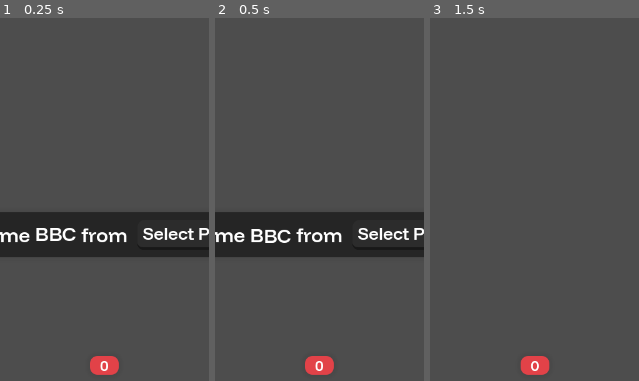
Above: before the commit, frames 1-3 (left to right).
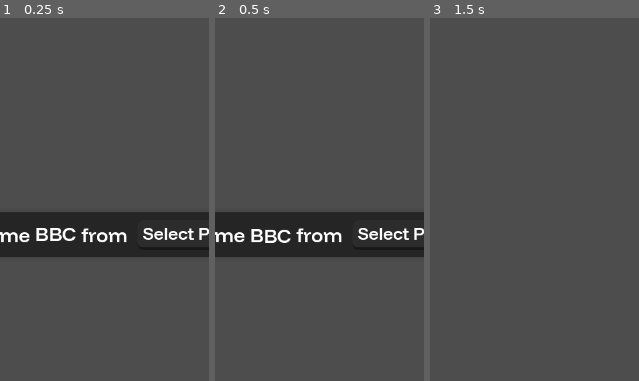
Above: after the commit, the same moments.

Repository: NesiAwesomeness/PartyTimeGodot
Game: Godot game, scene res://main/games/go-fish/go_fish.tscn
The game is run twice, just before and just after one commit, with the same random seed, the same clock (stepped at 60 frames per second) and the same inputs. This scene is started directly instead of the project's main scene.
Inputs (mouse positions are % of the whole screen's width and height, from its top left):
- Up to frame 1 (0.25 s): no input
- Up to frame 2 (0.5 s): no input
- Up to frame 3 (1.5 s): click (92, 80) at 0.5 s; tap Enter at 1.25 s; move the mouse to (92, 48) at 1.27 s; click (92, 48) at 1.42 s
The pictures show only the part of the screen within x 25-75%, y 50-100%; the shares and areas given below are measured in that part.

The runs differ from the first frame. In frame 1, 0.7% of the frame differs, in the area x 43-57%, y 93-99%; in frame 2, 0.7%; in frame 3, 0.7%, in the area x 43-58%, y 93-99%.
Error in both runs: Invalid access to property or key 'members' on a base object of type 'Dictionary'. (res://main/games/go-fish/ask_panel.gd:31)

Commit message:
New Firebase architecture
I'm about to make a major change

Diff:
--- a/party-time-godot/main/games/game_scenes.gd
+++ b/party-time-godot/main/games/game_scenes.gd
@@ -37,3 +37,8 @@
 static func make_move( move ):
 	var window = JavaScriptBridge.get_interface("window")
 	window.makeMove( move )
+
+#save to the cloud
+func save_turn( turn ):
+	var window = JavaScriptBridge.get_interface("window")
+	window.updateTurn( turn )
--- a/party-time-godot/main/games/go-fish/go_fish.gd
+++ b/party-time-godot/main/games/go-fish/go_fish.gd
@@ -64,12 +64,23 @@
 
 func initialize_game() -> Dictionary:
 	return {
-		'name' : "Go Fish",
-		'key' : 'GoFish',
-		'turn' : 1,
-		"hand_size" : 5,
-		'dealer' : get_player_name(GameManager.my_uid),
-		'seed' : randi(),
+		#this is stuff that's just meant to be displayed.
+		"gameInfo" : {
+			'name' : "Go Fish",
+			'key' : 'GoFish',
+			#this is just displayed
+			'turn' : 1,
+		},
+
+		#this is stuff the game needs.
+		"gameData" : {
+			"hand_size" : 5,
+			'dealer' : GameManager.my_uid,
+			'seed' : randi(),
+			'moves' : 0,
+			#this should be decided by the game at the start
+			'start_turn' : 1
+		},
 	}
 
 @onready var rng = RandomNumberGenerator.new()
@@ -118,10 +129,10 @@
 			hand_node.hand_name = GameManager.chat_data.members[member]
 			player_nodes.add_child(hand_node)
 
-	print( game_data.dealer , " just dealt the cards")
-	update_turn( int( game_data.turn ) )
-
-	move_count = game_data.moves
+	print( get_player_name( game_data.dealer ), " just dealt the cards")
+
+	update_turn( int(game_data.start_turn))
+	move_count = int( game_data.moves )
 
 	check_game()
 	#only do this at the start of the game
@@ -131,8 +142,6 @@
 func on_new_move( move : String ):
 	move_index += 1
 	var is_setting_up = move_index < move_count
-
-	print( move )
 	apply_move( move , is_setting_up )
 
 	if not is_setting_up: display_cards()
@@ -157,7 +166,7 @@
 	var move_type = int( details[0] )
 	var player = details[1]
 
-	print(move_type, " ", MOVES.keys()[int(move_type)])
+	print(move_index, " ", MOVES.keys()[int(move_type)])
 
 	match move_type:
 		MOVES.ASK:
@@ -229,11 +238,14 @@
 			var power = details[2]
 			var target = details[3]
 
-			delete_one_card(power, player )
+			var target_block_list : Array = players[target]["block_list"]
+			var player_block_list : Array = players[player]["block_list"]
+
 			var pool = PASSIVES.merged(POWERS)
 
 			match power:
 				"magnifying_glass":
+					delete_one_card(power, player)
 					if not _set_up:
 						var target_hand : Array = players[target].hand
 						var player_hand : Array = players[player].hand
@@ -255,36 +267,39 @@
 							else:
 								action_message("We have nothing in common")
 				"fast_hands":
-
 					var target_hand : Array = players[target].hand
 					var player_hand : Array = players[player ].hand
 
-					var t = target_hand.filter(func(card): return not pool.has(card.rank))
-					var p = player_hand.filter(func(card): return not pool.has(card.rank))
-
-					# 1. Pick the ranks
-					var target_rank = t[rng.randi() % t.size()]['rank']
-					var player_rank = p[rng.randi() % p.size()]['rank']
-
-					# 2. Extract the actual cards
-					var cards_from_target = target_hand.filter(func(c): return c.rank == target_rank)
-					var cards_from_player = player_hand.filter(func(c): return c.rank == player_rank)
-
-					# 3. Filter them out of the original hands
-					var new_target_hand = target_hand.filter(func(c): return c.rank != target_rank)
-					var new_player_hand = player_hand.filter(func(c): return c.rank != player_rank)
-
-					# 4. Add the SWAPPED cards to the other person's hand
-					new_target_hand.append_array(cards_from_player)
-					new_player_hand.append_array(cards_from_target)
-
-					# 5. Update the state
-					players[target].hand = new_target_hand
-					players[player ].hand = new_player_hand
-
-					if not _set_up:
-						print(get_player_name(player )," just took ", CARDS[target_rank].name, " from ",
-						get_player_name(target), " and gave them ", CARDS[player_rank].name)
+					var t = target_hand.filter(func(card): return not pool.has(card.rank) and not target_block_list.has(card.rank))
+					var p = player_hand.filter(func(card): return not pool.has(card.rank) and not player_block_list.has(card.rank))
+
+					if t.size() > 0 and p.size() > 0:
+						delete_one_card(power, player)
+
+						# 1. Pick the ranks
+						var target_rank = t[rng.randi() % t.size()]['rank']
+						var player_rank = p[rng.randi() % p.size()]['rank']
+
+						# 2. Extract the actual cards
+						var cards_from_target = target_hand.filter(func(c): return c.rank == target_rank)
+						var cards_from_player = player_hand.filter(func(c): return c.rank == player_rank)
+
+						# 3. Filter them out of the original hands
+						var new_target_hand = target_hand.filter(func(c): return c.rank != target_rank)
+						var new_player_hand = player_hand.filter(func(c): return c.rank != player_rank)
+
+						# 4. Add the SWAPPED cards to the other person's hand
+						new_target_hand.append_array(cards_from_player)
+						new_player_hand.append_array(cards_from_target)
+
+						# 5. Update the state
+						players[target].hand = new_target_hand
+						players[player ].hand = new_player_hand
+
+						if not _set_up:
+							print(get_player_name(player )," just took ", CARDS[target_rank].name, " from ",
+							get_player_name(target), " and gave them ", CARDS[player_rank].name)
+					else: if not _set_up: print("nothing to swap")
 		MOVES.END:
 			turn = -1
 			is_my_turn = false
@@ -423,12 +438,12 @@
 	return deck.pop_back()
 
 func get_next_turn( _turn ) -> int:
-	if is_my_turn:
-		#update the turn value here
-		pass
 	return wrapi( _turn + 1, 0, int(GameManager.chat_data.memberCount) )
 
 func update_turn(_turn : int):
+	if turn != _turn and is_my_turn and move_index >= move_count:
+		save_turn(_turn,)
+
 	turn = _turn
 	is_my_turn = _turn == int( GameManager.chat_data.playerIndex )
 
--- a/party-time-godot/main/games/go-fish/go_fish.tscn
+++ b/party-time-godot/main/games/go-fish/go_fish.tscn
@@ -235,6 +235,9 @@
 [node name="Label" parent="Me/HBoxContainer/Hand/NameTag" parent_id_path=PackedInt32Array(913138055, 1288443956) index="0" unique_id=761011171]
 visible = false
 
+[node name="Score" parent="Me/HBoxContainer/Hand/NameTag" parent_id_path=PackedInt32Array(913138055, 1288443956) index="1" unique_id=414416212]
+visible = false
+
 [node name="CenterContainer" type="CenterContainer" parent="." unique_id=12555329]
 anchors_preset = 10
 anchor_right = 1.0
Not shown, changed: party-time-svelte/src/lib/app.svelte.js
Not shown, changed: party-time-svelte/src/lib/components/ChatItem.svelte
Not shown, changed: party-time-svelte/src/lib/components/GameBubble.svelte
Not shown, changed: party-time-svelte/src/lib/components/GameOption.svelte
Not shown, changed: party-time-svelte/src/lib/components/GodotHolder.svelte
Not shown, added: party-time-svelte/src/lib/games/go-fish/GoFish.svelte
Not shown, changed: party-time-svelte/src/lib/webrtc.js
Not shown, changed: party-time-svelte/src/routes/chat/+page.svelte
Not shown, changed: party-time-svelte/static/godot-build/index.html
Not shown, changed: party-time-svelte/static/godot-build/index.pck
